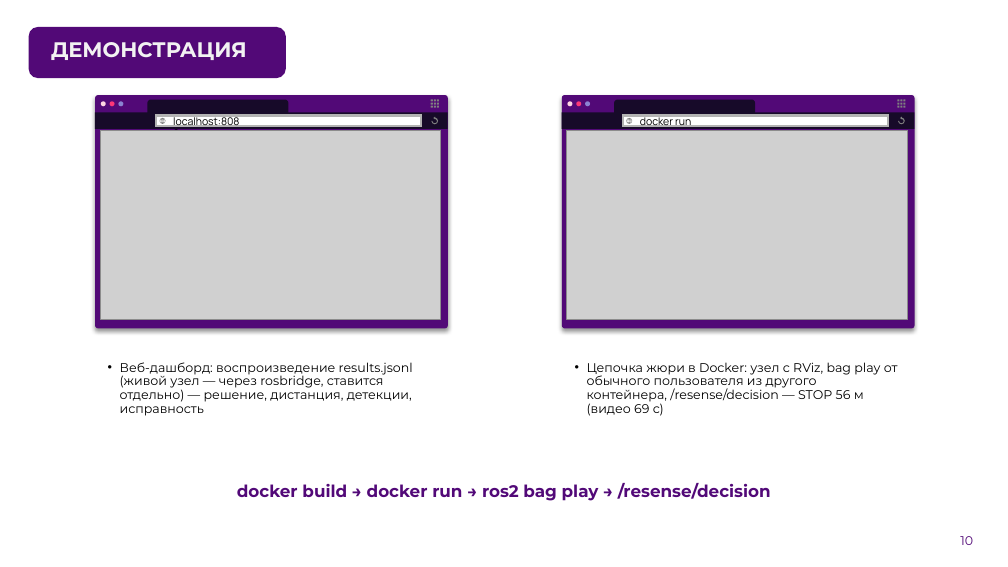
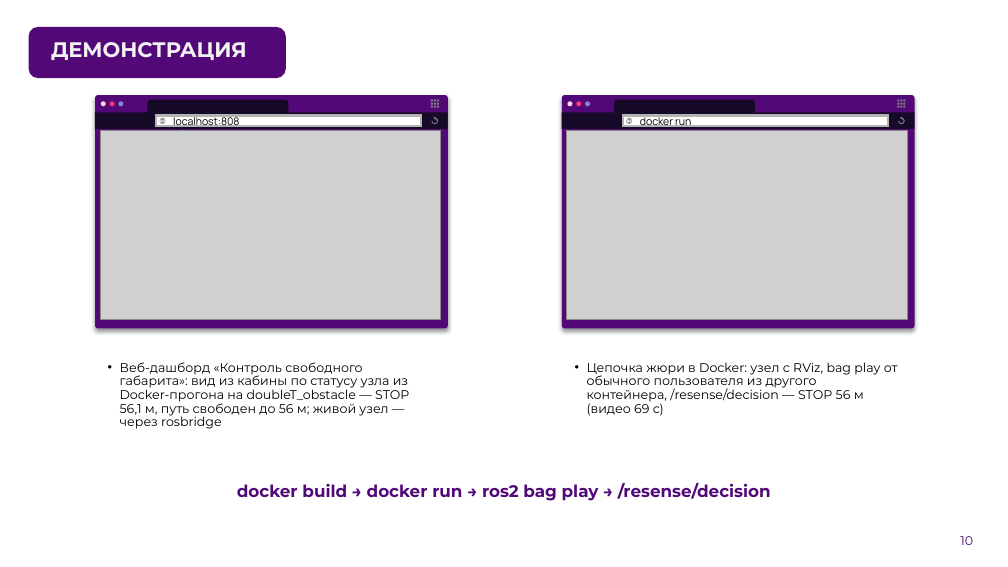
Before and after one commit to pmixay/ReSense, a slide deck: slide 10 of docs/presentation/ReSense_LCT2026.pptx. Drawn at 1008x567 pixels with LibreOffice and Linux fonts; fonts in the diff are those of the drawing; grey boxes stand for pictures; background and template pictures are left out. Boxes give left, top, right and bottom in pixels: in the first picture for what was removed or moved away, otherwise in the second. Text is boxed around its words. In the diff, an @@ line names an element or a change of style, - is before the commit and + after.

```diff
--- a/docs/presentation/ReSense_LCT2026.pptx
+++ b/docs/presentation/ReSense_LCT2026.pptx
@@ text at box(120, 362, 409, 429): text changed @@
-• Веб-дашборд: воспроизведение results.jsonl (живой узел — через rosbridge, ставится отдельно) — решение, дистанция, детекции, исправность
+• Веб-дашборд «Контроль свободного габарита»: вид из кабины по статусу узла из Docker-прогона на doubleT_obstacle — STOP 56,1 м, путь свободен до 56 м; живой узел — через rosbridge
```
Also in this commit, not shown: 8 other slides changed, 1 slide added, 2 other files.
